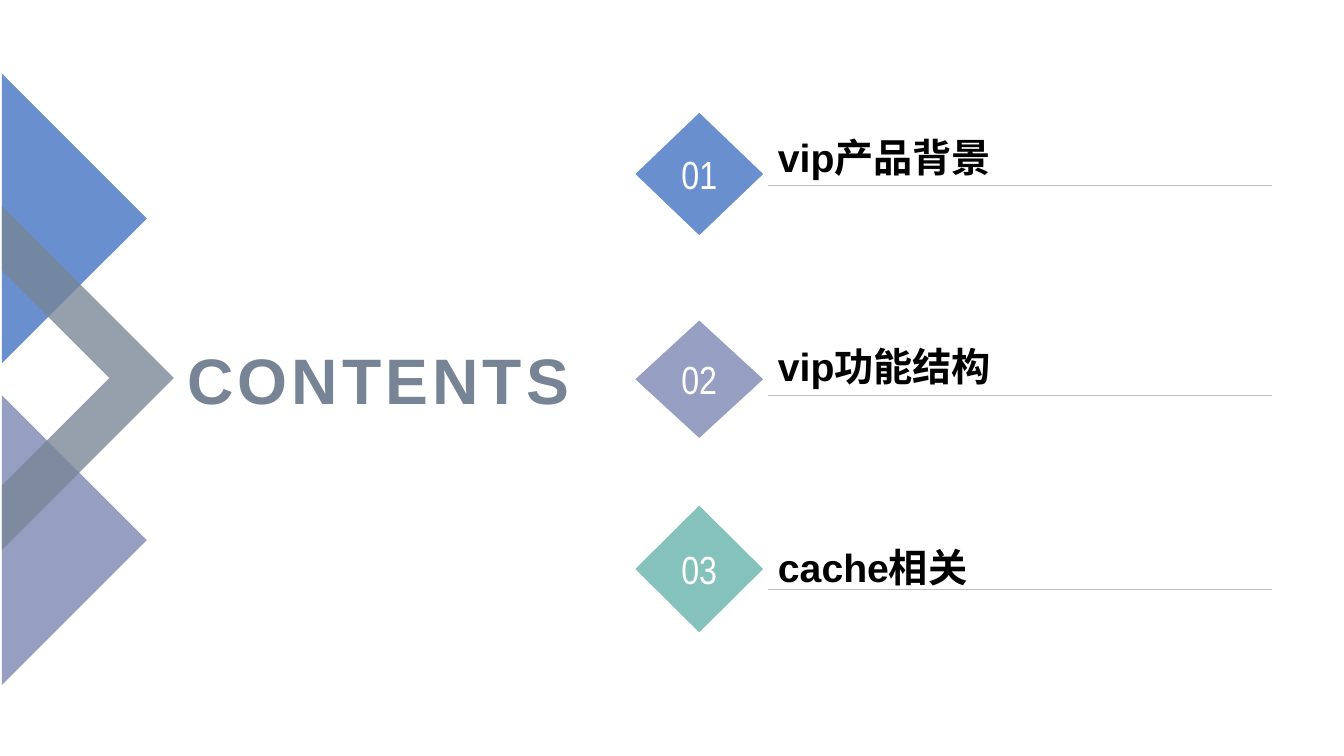
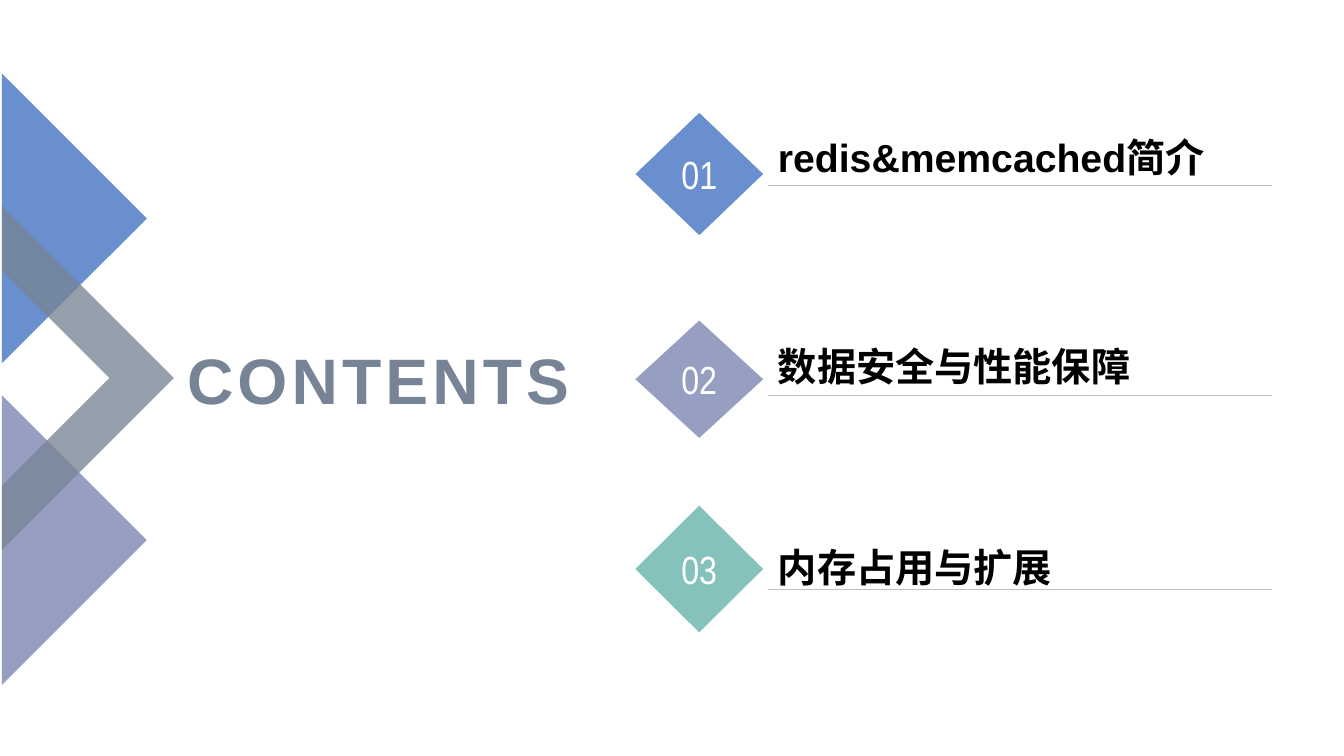
Before and after one commit to SoaringPhoenix/a-few-files, a slide deck: slide 2 of redis&memcached.pptx. Drawn at 1344x756 pixels with LibreOffice and Linux fonts; fonts in the diff are those of the drawing. Boxes give left, top, right and bottom in pixels: in the first picture for what was removed or moved away, otherwise in the second. Text is boxed around its words. In the diff, an @@ line names an element or a change of style, - is before the commit and + after.

```diff
--- a/redis&memcached.pptx
+++ b/redis&memcached.pptx
@@ text at (778,141,1204,176): text changed @@
-vip产品背景
+redis&memcached简介
@@ text at (778,347,1130,385): text changed @@
-vip功能结构
+数据安全与性能保障
@@ text at (778,548,1052,590): text changed @@
-cache相关
+内存占用与扩展
```
Also in this commit, not shown: 2 other slides changed, 5 slides added.
